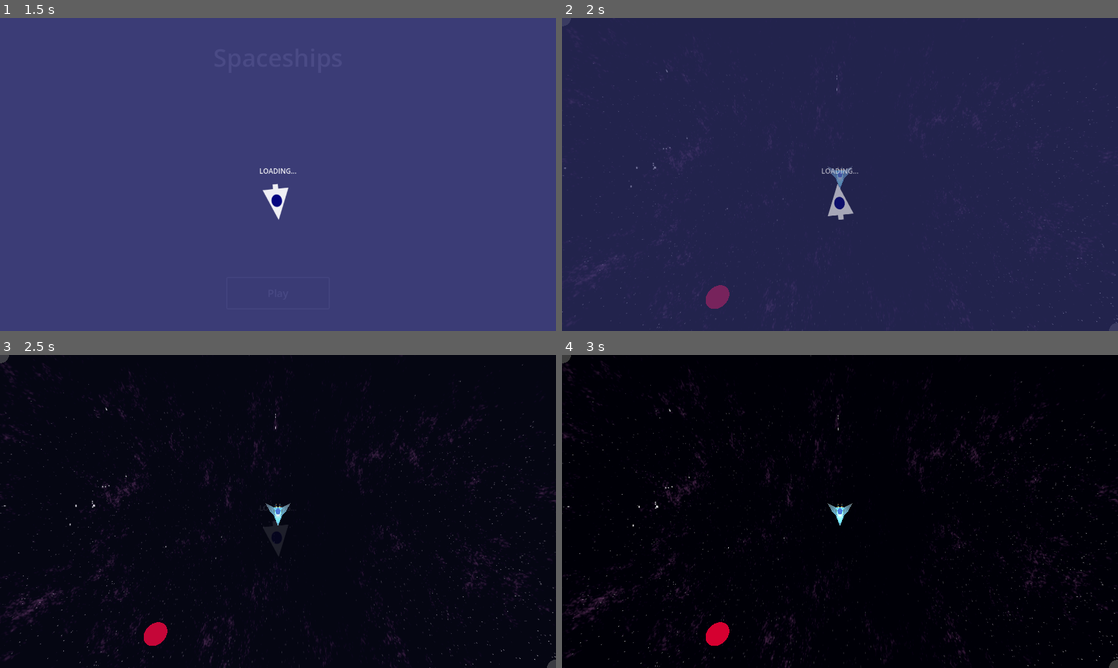
Above: before the commit, frames 1-4 (two rows, left to right).
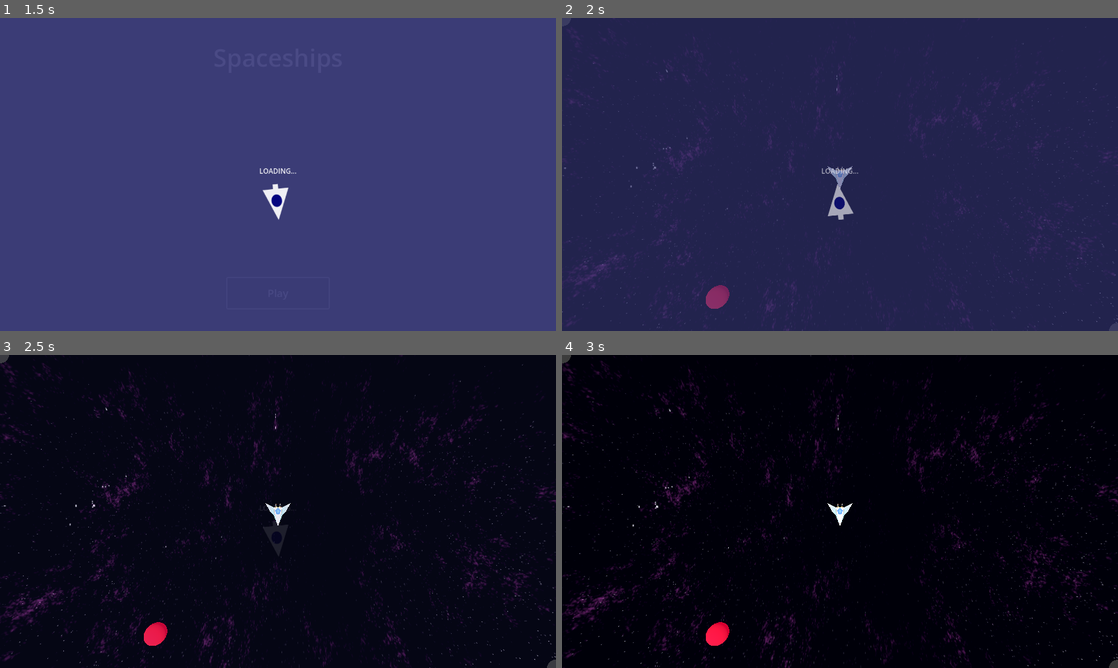
Above: after the commit, the same moments.

Repository: T0MIS0N/spaceships
Game: Godot game, scene res://UI/main_menu.tscn
Same seed, same stepped clock (60 frames per second), same inputs: the game is played once before the commit and once after it.
Inputs:
- Up to frame 1 (1.5 s): click "Play" at 0.5 s; click "Play" at 1.25 s
- Up to frame 2 (2 s): no input
- Up to frame 3 (2.5 s): no input
- Up to frame 4 (3 s): no input

Frame 1 is identical in both runs. In frame 2, less than 0.1% of the frame differs, in the area x 47-53%, y 47-55%; in frame 3, 0.3%; in frame 4, 0.3%, in the area x 0-95%, y 25-100%.

Commit message:
Add SFX and Music
Add SFX for the laser gun on the player and background music for the main level.

Diff:
--- a/Level/game_world.tscn
+++ b/Level/game_world.tscn
@@ -3,14 +3,11 @@
 [ext_resource type="Script" path="res://Level/game_world.gd" id="1_fdoap"]
 [ext_resource type="PackedScene" uid="uid://3eysdd2bgood" path="res://Hazards/obstacle.tscn" id="3_fvi0o"]
 [ext_resource type="PackedScene" uid="uid://cixwy7uwti3f5" path="res://Level/boundary_posts.tscn" id="4_3yad7"]
-[ext_resource type="Shader" uid="uid://cirbhhslo41ce" path="res://Level/space_shader.tres" id="5_gecdu"]
-
-[sub_resource type="ShaderMaterial" id="ShaderMaterial_wga8d"]
-render_priority = 0
-shader = ExtResource("5_gecdu")
+[ext_resource type="Material" uid="uid://bimcpfwbcmjvp" path="res://Level/space_material.tres" id="4_vvus5"]
+[ext_resource type="AudioStream" uid="uid://b5ly6g1mapyir" path="res://SoundFX/BackgroundMusic.ogg" id="5_i8njp"]
 
 [sub_resource type="SphereMesh" id="SphereMesh_fpc1g"]
-material = SubResource("ShaderMaterial_wga8d")
+material = ExtResource("4_vvus5")
 flip_faces = true
 radius = 50.0
 height = 100.0
@@ -36,6 +33,7 @@
 
 [node name="SpaceSphere" type="MeshInstance3D" parent="."]
 transform = Transform3D(-4.37114e-08, -1, 0, 1, -4.37114e-08, 0, 0, 0, 1, 0, 0, 0)
+cast_shadow = 0
 mesh = SubResource("SphereMesh_fpc1g")
 
 [node name="SpaceEnvironment" type="WorldEnvironment" parent="."]
@@ -47,3 +45,10 @@
 
 [node name="Hazards" type="Node3D" parent="."]
 transform = Transform3D(1, 0, 0, 0, 1, 0, 0, 0, 1, -0.08078, -0.361992, -0.293312)
+
+[node name="DirectionalLight3D" type="DirectionalLight3D" parent="."]
+transform = Transform3D(1, 0, 0, 0, -4.37114e-08, 1, 0, -1, -4.37114e-08, 0, 0, 0)
+
+[node name="AudioStreamPlayer" type="AudioStreamPlayer" parent="."]
+stream = ExtResource("5_i8njp")
+autoplay = true
--- /dev/null
+++ b/Level/space_material.tres
@@ -0,0 +1,7 @@
+[gd_resource type="ShaderMaterial" load_steps=2 format=3 uid="uid://bimcpfwbcmjvp"]
+
+[ext_resource type="Shader" uid="uid://cirbhhslo41ce" path="res://Level/space_shader.tres" id="1_dnynt"]
+
+[resource]
+render_priority = 0
+shader = ExtResource("1_dnynt")
--- a/Level/space_shader.tres
+++ b/Level/space_shader.tres
@@ -32,7 +32,7 @@
 
 [sub_resource type="Gradient" id="Gradient_ng1ym"]
 offsets = PackedFloat32Array(0.655738, 1)
-colors = PackedColorArray(0.059046, 0.0436732, 0.126621, 1, 0.842281, 0.484664, 0.824303, 1)
+colors = PackedColorArray(0.0189104, 0.0133477, 0.0557792, 1, 0.530743, 0.189216, 0.521004, 1)
 
 [sub_resource type="FastNoiseLite" id="FastNoiseLite_medhh"]
 fractal_lacunarity = 3.0
@@ -90,7 +90,7 @@
 
 [resource]
 code = "shader_type spatial;
-render_mode blend_mix, depth_draw_opaque, cull_back, diffuse_lambert, specular_schlick_ggx;
+render_mode blend_mix, depth_draw_opaque, cull_back, diffuse_lambert, specular_schlick_ggx, unshaded;
 
 uniform sampler2D tex_frg_2;
 uniform sampler2D tex_frg_5;
@@ -157,6 +157,8 @@
 
 }
 "
+graph_offset = Vector2(-697.942, 389.942)
+flags/unshaded = true
 nodes/fragment/0/position = Vector2(560, 140)
 nodes/fragment/2/node = SubResource("VisualShaderNodeTexture_6jsxu")
 nodes/fragment/2/position = Vector2(-60, 120)
--- a/Spaceship/spaceship.gd
+++ b/Spaceship/spaceship.gd
@@ -14,6 +14,7 @@
 @onready var mesh = $spaceship
 @onready var fireray = $spaceship/Fireray
 @onready var timer = $Timer
+@onready var laser_sfx = $LaserGunSFX
 
 
 func _physics_process(delta):
@@ -58,8 +59,9 @@
 
 
 func spawn_projectile(direction):
-	print("FIRE PROJECTILE")
+#	print("FIRE PROJECTILE")
 	emit_signal("fire_projectile", direction, global_position)
+	laser_sfx.play()
 
 
 func _on_timer_timeout():
--- a/Spaceship/spaceship.tscn
+++ b/Spaceship/spaceship.tscn
@@ -1,7 +1,8 @@
-[gd_scene load_steps=6 format=3 uid="uid://c6h6ludy3icyj"]
+[gd_scene load_steps=7 format=3 uid="uid://c6h6ludy3icyj"]
 
 [ext_resource type="Script" path="res://Spaceship/spaceship.gd" id="1_potsk"]
 [ext_resource type="PackedScene" uid="uid://by2moankp33wp" path="res://Spaceship/spaceship.glb" id="2_r3j50"]
+[ext_resource type="AudioStream" uid="uid://cs6nksra00ds1" path="res://SoundFX/LaserGun.ogg" id="3_8xwgv"]
 
 [sub_resource type="SphereMesh" id="SphereMesh_t4h2w"]
 
@@ -55,6 +56,9 @@
 [node name="Timer" type="Timer" parent="."]
 one_shot = true
 
+[node name="LaserGunSFX" type="AudioStreamPlayer" parent="."]
+stream = ExtResource("3_8xwgv")
+
 [connection signal="area_entered" from="TargetArea" to="." method="_on_target_area_area_entered"]
 [connection signal="area_exited" from="TargetArea" to="." method="_on_target_area_area_exited"]
 [connection signal="timeout" from="Timer" to="." method="_on_timer_timeout"]
--- a/project.godot
+++ b/project.godot
@@ -24,6 +24,7 @@
 
 window/size/viewport_width=1280
 window/size/viewport_height=720
+window/stretch/mode="viewport"
 
 [layer_names]
 
Not shown, changed: SoundFX/BackgroundMusic.ogg.import
